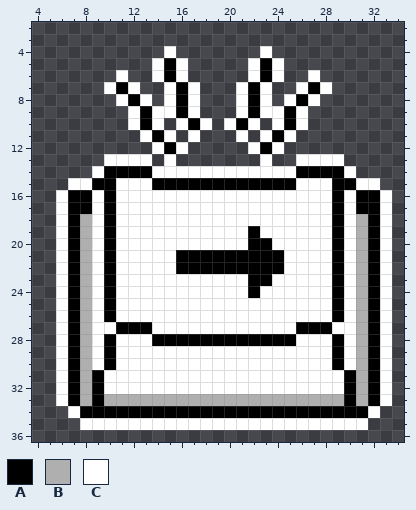
Pixel-art sprite -- Sprites/right_key_down.png. This is how it looked before the edit.
The file is 40x40 pixels. Shown: x 4..34, y 2..36.
Palette (. is transparent): A #000000  B #afafaf  C #ffffff
Pixels before, first column x 6:
 4 .........C.......C..........
 5 ........CAC.....CAC.........
 6 .....C..CAC.....CAC..C......
 7 ....CAC..CAC...CAC..CAC.....
 8 .....CAC.CAC...CAC.CAC......
 9 ......CACCAC...CACCAC.......
10 ......CAC.CAC.CAC.CAC.......
11 .......CAC.C...C.CAC........
12 ........CAC.....CAC.........
13 ....CCCC.C.......C..CCCC....
14 ...CAAAACCCCCCCCCCCCAAAAC...
15 .CCAACCCAAAAAAAAAAAACCCAACC.
16 CAACACCCCCCCCCCCCCCCCCCACAAC
17 CAACACCCCCCCCCCCCCCCCCCACAAC
18 CABCACCCCCCCCCCCCCCCCCCACBAC
19 CABCACCCCCCCCCCCACCCCCCACBAC
20 CABCACCCCCCCCCCCAACCCCCACBAC
21 CABCACCCCCAAAAAAAAACCCCACBAC
22 CABCACCCCCAAAAAAAAACCCCACBAC
23 CABCACCCCCCCCCCCAACCCCCACBAC
24 CABCACCCCCCCCCCCACCCCCCACBAC
25 CABCACCCCCCCCCCCCCCCCCCACBAC
26 CABCACCCCCCCCCCCCCCCCCCACBAC
27 CABCCAAACCCCCCCCCCCCAAACCBAC
28 CABCACCCAAAAAAAAAAAACCCACBAC
29 CABCACCCCCCCCCCCCCCCCCCACBAC
30 CABCACCCCCCCCCCCCCCCCCCACBAC
31 CABACCCCCCCCCCCCCCCCCCCCABAC
32 CABACCCCCCCCCCCCCCCCCCCCABAC
33 CABABBBBBBBBBBBBBBBBBBBBABAC
34 .CAAAAAAAAAAAAAAAAAAAAAAAAC.
35 ..CCCCCCCCCCCCCCCCCCCCCCCC..
Once edited:
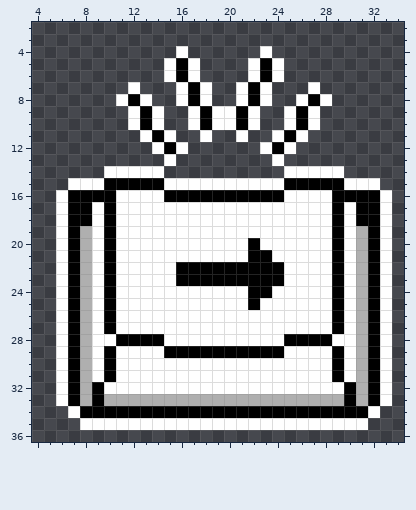
Changes in this commit:
The author put colour A in row 9 at x 18.
Colour B becomes colour A in row 18 at x 8 and 31.
Colour C becomes colour A in rows 5 to 6 at x 16; in row 7 at x 17; in row 8 at x 17 and 27; in row 9 at x 21 and 26; in row 10 at x 18 and 26; in row 11 at x 25.
Colour C becomes colour A in row 12 at x 24; in row 15 at x 11 to 13 and 26 to 28; in row 16 at x 9, 15 to 24 and 30; in row 23 at x 16 to 21 and 24; in row 24 at x 23; in row 25 at x 22.
Colour C becomes colour A in row 27 at x 10 and 29; in row 28 at x 11 to 13 and 26 to 28; in row 29 at x 15 to 24; in row 31 at x 10 and 29.
The author put colour C in row 4 at x 16; in rows 5 to 6 at x 17; in row 7 at x 18; in row 8 at x 18 and 28; in row 9 at x 19 to 20 and 27; in row 10 at x 19 and 27.
The author put colour C in row 11 at x 18 and 26; in row 12 at x 25; in row 13 at x 24.
Colour A becomes colour C in rows 5 to 6 at x 15; in row 7 at x 16 and 27; in row 8 at x 16 and 26; in row 9 at x 22 and 25; in row 10 at x 17 and 25; in row 11 at x 24.
Colour A becomes colour C in row 12 at x 23; in row 14 at x 10 to 13 and 26 to 29; in row 15 at x 9, 15 to 24 and 30; in row 19 at x 22; in row 20 at x 23; in row 21 at x 16 to 21 and 24.
Colour A becomes colour C in row 27 at x 11 to 13 and 26 to 28; in row 28 at x 10, 15 to 24 and 29; in row 31 at x 9 and 30.
The author cleared colour A in row 7 at x 11; in row 9 at x 16.
The author cleared colour C in row 4 at x 15; in row 5 at x 14; in row 6 at x 11, 14 and 27; in row 7 at x 10, 15, 26 and 28; in row 8 at x 15 and 25; in row 9 at x 15 and 23 to 24.
The author cleared colour C in row 10 at x 16 and 24; in row 11 at x 17 and 23; in row 12 at x 22; in row 13 at x 10 to 13, 23 and 26 to 29; in row 14 at x 9, 15 to 24 and 30.
Pixel boxes of the changes (left, top, right, bottom) in both pictures:
changed: (80, 46, 368, 382)
